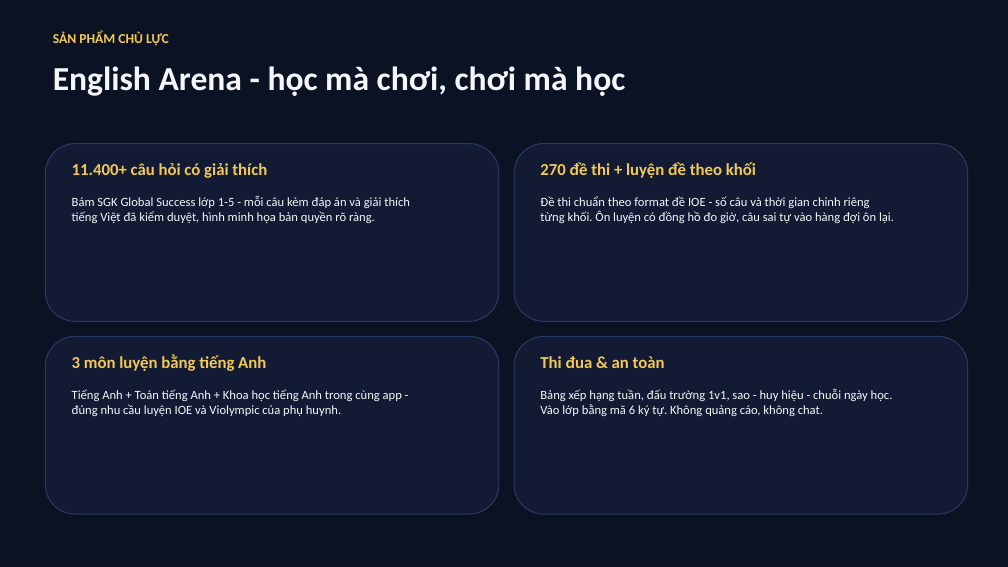
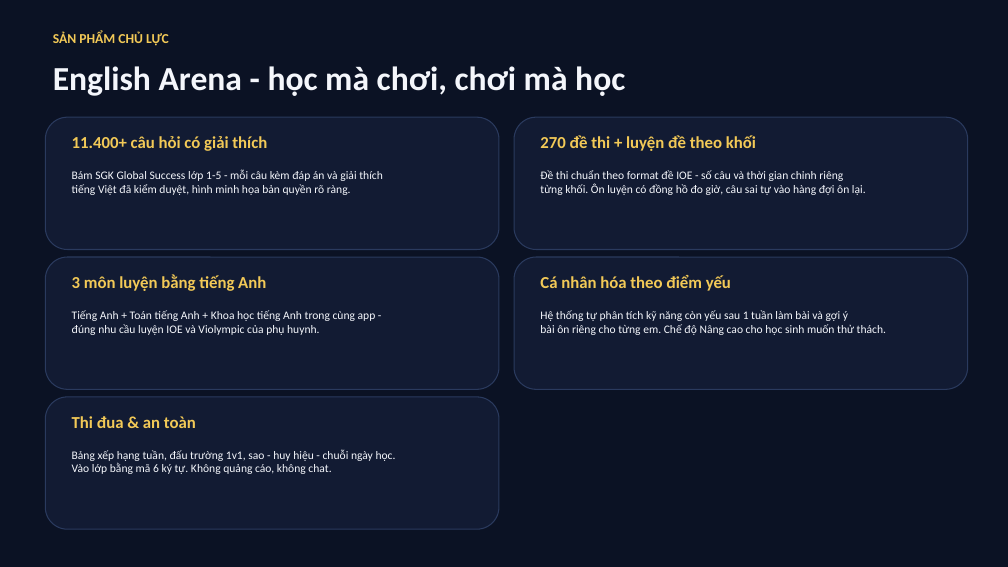
Before and after one commit to saintzzz/student-self-practice-web, a slide deck: slide 3 of docs/proposal-vieschool-khach-hang.pptx. Drawn at 1008x567 pixels with LibreOffice and Linux fonts; fonts in the diff are those of the drawing. Boxes give left, top, right and bottom in pixels: in the first picture for what was removed or moved away, otherwise in the second. Text is boxed around its words. In the diff, an @@ line names an element or a change of style, - is before the commit and + after.

```diff
--- a/docs/proposal-vieschool-khach-hang.pptx
+++ b/docs/proposal-vieschool-khach-hang.pptx
@@ rounded rectangle: place and size @@
-rounded rectangle at bbox=[45, 144, 499, 321]
+rounded rectangle at bbox=[45, 117, 499, 250]
@@ rounded rectangle: place and size @@
-rounded rectangle at bbox=[514, 144, 968, 321]
+rounded rectangle at bbox=[514, 117, 968, 250]
@@ text "11.400+ câu hỏi có giải ...": place and size @@
-text "11.400+ câu hỏi có giải ..." at bbox=[72, 163, 267, 178]
+text "11.400+ câu hỏi có giải ..." at bbox=[72, 136, 267, 151]
@@ text "270 đề thi + luyện ...": place and size @@
-text "270 đề thi + luyện ..." at bbox=[540, 162, 756, 178]
+text "270 đề thi + luyện ..." at bbox=[540, 135, 756, 151]
@@ text "Bám SGK Global Success lớp ...": place and size @@
-text "Bám SGK Global Success lớp ..." at bbox=[72, 196, 410, 223]
+text "Bám SGK Global Success lớp ..." at bbox=[72, 169, 383, 195]
@@ text "Đề thi chuẩn theo format ...": place and size @@
-text "Đề thi chuẩn theo format ..." at bbox=[540, 196, 894, 223]
+text "Đề thi chuẩn theo format ..." at bbox=[540, 170, 866, 195]
@@ rounded rectangle: place and size @@
-rounded rectangle at bbox=[45, 337, 499, 514]
+rounded rectangle at bbox=[45, 257, 499, 389]
@@ text "3 môn luyện bằng tiếng ...": place and size @@
-text "3 môn luyện bằng tiếng ..." at bbox=[72, 354, 266, 371]
+text "3 môn luyện bằng tiếng ..." at bbox=[72, 275, 266, 291]
@@ rounded rectangle: place and size @@
-rounded rectangle at bbox=[514, 337, 968, 514]
+rounded rectangle at bbox=[514, 257, 968, 389]
@@ text added at bbox=[540, 275, 731, 291], 16 pt, text #F2C957, bold @@
+Cá nhân hóa theo điểm yếu
@@ text "Tiếng Anh + Toán tiếng ...": place and size @@
-text "Tiếng Anh + Toán tiếng ..." at bbox=[72, 389, 402, 416]
+text "Tiếng Anh + Toán tiếng ..." at bbox=[72, 310, 376, 335]
@@ text added at bbox=[540, 310, 886, 335], 11 pt, text #F4F6FB @@
+Hệ thống tự phân tích kỹ năng còn yếu sau 1 tuần làm bài và gợi ý
+bài ôn riêng cho từng em. Chế độ Nâng cao cho học sinh muốn thử thách.
@@ rounded rectangle added at bbox=[45, 397, 499, 529], fill #121B33, outline #2A3A5E 1 pt @@
@@ text "Thi đua & an toàn": place and size @@
-text "Thi đua & an toàn" at bbox=[540, 356, 665, 368]
+text "Thi đua & an toàn" at bbox=[72, 416, 196, 428]
@@ size 12 to 11 pt in 4 elements at bbox=[72, 169, 383, 195], bbox=[540, 170, 866, 195], bbox=[72, 310, 376, 335], bbox=[72, 449, 396, 474] @@
@@ text "Bảng xếp hạng tuần, đấu ...": place and size @@
-text "Bảng xếp hạng tuần, đấu ..." at bbox=[540, 389, 893, 416]
+text "Bảng xếp hạng tuần, đấu ..." at bbox=[72, 449, 396, 474]
```
Also in this commit, not shown: 29 other files.
